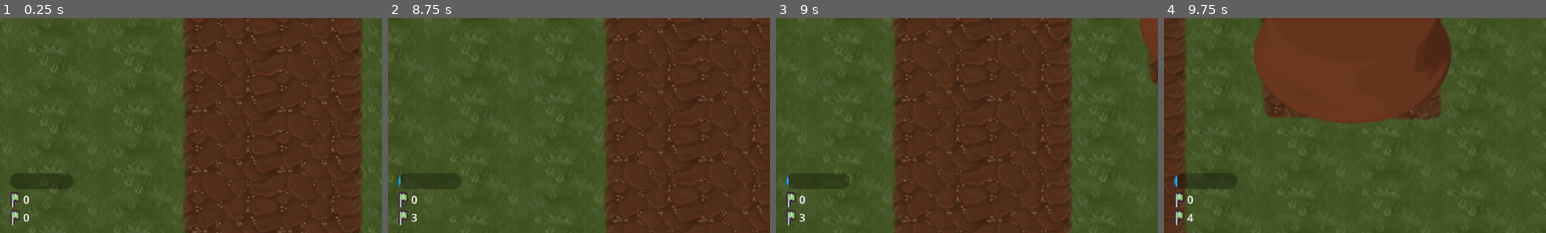
Above: before the commit, frames 1-4 (left to right).
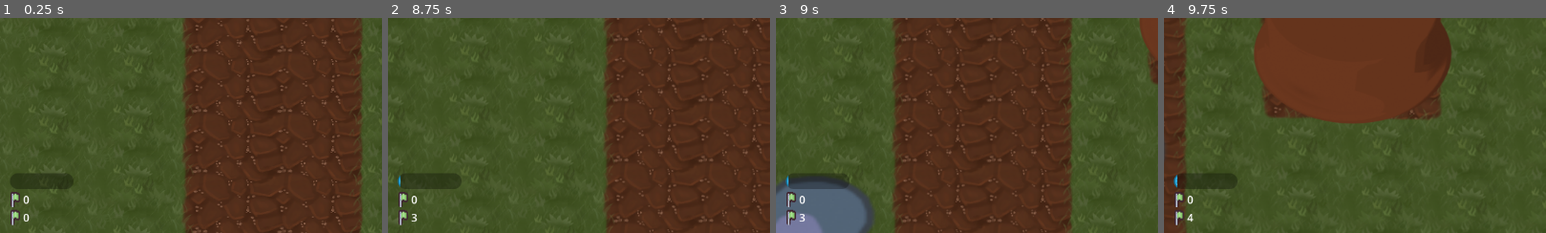
Above: after the commit, the same moments.

Repository: Jelleas/gmtk-2025
Game: Godot game, scene res://main_level.tscn
The game is run twice, just before and just after one commit, with the same random seed, the same clock (stepped at 60 frames per second) and the same inputs.
Inputs (mouse positions are % of the whole screen's width and height, from its top left):
- Up to frame 1 (0.25 s): no input
- Up to frame 2 (8.75 s): tap Enter at 0.5 s; move the mouse to (45, 70) at 0.52 s; hold Down (camera_move_down) 0.53-1.28 s; click (45, 70) at 0.67 s; move the mouse to (80, 65) at 1.27 s; tap Left (camera_move_left) at 1.35 s; click (80, 65) at 1.42 s; click "🗑️" at 2 s; click "Reroll" at 2.75 s; click (93, 64) at 3.5 s; click "🗑️" at 4.25 s; click "Reroll" at 5 s; click (93, 64) at 5.75 s; click "🗑️" at 6.5 s; click "Reroll" at 7.25 s; click (93, 64) at 8 s
- Up to frame 3 (9 s): tap Space at 8.75 s; move the mouse to (20, 35) at 8.77 s; hold Right (camera_move_right) from 8.78 s (still down); click (20, 35) at 8.92 s
- Up to frame 4 (9.75 s): move the mouse to (55, 50) at 9.52 s; release Right (camera_move_right) at 9.53 s; tap Up (camera_move_up) at 9.6 s; click (55, 50) at 9.67 s
The pictures show only the part of the screen within x 0-50%, y 50-100%; the shares and areas given below are measured in that part.

Frames 1-2 are identical in both runs. In frame 3, 5.5% of the frame differs, in the area x 0-26%, y 74-100%; in frame 4, less than 0.1%.

Commit message:
ui/totem_tracker mock

Diff:
--- /dev/null
+++ b/assets/Vector/Yellow/bar_round_gloss_large.svg
@@ -0,0 +1,9 @@
+<svg width="96" height="24" xmlns="http://www.w3.org/2000/svg" xmlns:xlink="http://www.w3.org/1999/xlink">
+  <defs/>
+  <g>
+    <path stroke="none" fill="#DEA312" d="M12 0 L84 0 Q88.95 0 92.45 3.5 96 7.05 96 12 96 16.95 92.45 20.45 88.95 24 84 24 L12 24 Q7.05 24 3.5 20.45 0 16.95 0 12 0 7.05 3.5 3.5 7.05 0 12 0 M4.9 4.95 Q2 7.9 2 12 2 16.1 4.95 19.05 7.9 22 12 22 L84 22 Q88.1 22 91.05 19.05 94 16.1 94 12 94 7.9 91.05 4.95 88.1 2 84 2 L12 2 Q7.9 2 4.95 4.9 L4.9 4.95"/>
+    <path stroke="none" fill="#FFEA9C" d="M4.9 4.95 L4.95 4.9 Q7.9 2 12 2 L84 2 Q88.1 2 91.05 4.95 94 7.9 94 12 94 16.1 91.05 19.05 88.1 22 84 22 L12 22 Q7.9 22 4.95 19.05 2 16.1 2 12 2 7.9 4.9 4.95 M92 12 Q92 8.7 89.65 6.35 L89.6 6.35 Q87.3 4 84 4 L12 4 Q8.7 4 6.35 6.35 4 8.7 4 12 4 15.3 6.35 17.6 L6.35 17.65 Q8.7 20 12 20 L84 20 Q87.3 20 89.6 17.65 L89.65 17.6 Q92 15.3 92 12"/>
+    <path stroke="none" fill="#FFDC58" d="M92 12 L4 12 Q4 8.7 6.35 6.35 8.7 4 12 4 L84 4 Q87.3 4 89.6 6.35 L89.65 6.35 Q92 8.7 92 12"/>
+    <path stroke="none" fill="#FFCC00" d="M92 12 Q92 15.3 89.65 17.6 L89.6 17.65 Q87.3 20 84 20 L12 20 Q8.7 20 6.35 17.65 L6.35 17.6 Q4 15.3 4 12 L92 12"/>
+  </g>
+</svg>
--- a/main_level.tscn
+++ b/main_level.tscn
@@ -74,7 +74,7 @@
 
 [sub_resource type="Curve2D" id="Curve2D_5ymk8"]
 _data = {
-"points": PackedVector2Array(0, 0, 0, 0, 2553, 4049, 0, 0, 0, 0, 2537, 3228, 0, 0, 0, 0, 819, 3212, 0, 0, 0, 0, 822, 498, 0, 0, 0, 0, 4677, 506, 0, 0, 0, 0, 4675, 3204, 0, 0, 0, 0, 2951, 3215, 0, 0, 0, 0, 2945, 4043)
+"points": PackedVector2Array(0, 0, 0, 0, 320.375, 701.038, 0, 0, 0, 0, 319.625, 566.602, 0, 0, 0, 0, 105, 566, 0, 0, 0, 0, 105, 87, 0, 0, 0, 0, 583, 87, 0, 0, 0, 0, 583, 566, 0, 0, 0, 0, 368.875, 566.074, 0, 0, 0, 0, 367.875, 700.334)
 }
 point_count = 8
 
@@ -104,6 +104,7 @@
 
 [node name="MonsterPath" type="Path2D" parent="."]
 position = Vector2(-641, -437)
+scale = Vector2(8, 5.683)
 curve = SubResource("Curve2D_5ymk8")
 script = ExtResource("5_6pb3s")
 monster_scene = ExtResource("6_e3ldi")
--- a/monster.tscn
+++ b/monster.tscn
@@ -5,7 +5,7 @@
 [sub_resource type="CircleShape2D" id="CircleShape2D_s3gyj"]
 
 [node name="Monster" type="PathFollow2D"]
-rotates = false
+rotation = -1.5708
 loop = false
 script = ExtResource("1_mrqeg")
 
--- /dev/null
+++ b/ui/totem_tracker/totem_tracker.tscn
@@ -0,0 +1,142 @@
+[gd_scene load_steps=6 format=3 uid="uid://bfj3upnhcrhkl"]
+
+[ext_resource type="Texture2D" uid="uid://dfj26ibwe2waf" path="res://tile_0035.png" id="1_rae0c"]
+[ext_resource type="Texture2D" uid="uid://d3byg07av648o" path="res://kenney_ui-pack-space-expansion/Vector/Extra/bar_shadow_round_large.svg" id="2_dmyxo"]
+[ext_resource type="Texture2D" uid="uid://dyeavgbjrqewr" path="res://assets/Vector/Yellow/bar_round_gloss_large.svg" id="3_dmyxo"]
+[ext_resource type="Script" uid="uid://cixtlw5yw2iu" path="res://ui/monster_tracker/health_bar.gd" id="4_wusnp"]
+
+[sub_resource type="StyleBoxFlat" id="StyleBoxFlat_dmyxo"]
+bg_color = Color(0.890196, 0.85098, 0.780392, 0.188235)
+corner_radius_top_left = 3
+corner_radius_top_right = 3
+corner_radius_bottom_right = 3
+corner_radius_bottom_left = 3
+
+[node name="Panel" type="PanelContainer"]
+offset_right = 51.0
+offset_bottom = 40.0
+theme_override_styles/panel = SubResource("StyleBoxFlat_dmyxo")
+
+[node name="HBoxContainer" type="VBoxContainer" parent="."]
+layout_mode = 2
+theme_override_constants/separation = 10
+
+[node name="MarginContainer2" type="MarginContainer" parent="HBoxContainer"]
+layout_mode = 2
+theme_override_constants/margin_top = 10
+
+[node name="TextureRect" type="TextureRect" parent="HBoxContainer/MarginContainer2"]
+layout_mode = 2
+texture = ExtResource("1_rae0c")
+stretch_mode = 3
+
+[node name="Label" type="Label" parent="HBoxContainer"]
+custom_minimum_size = Vector2(200, 0)
+layout_mode = 2
+text = "This totem does some damages to monsters with frogs"
+horizontal_alignment = 1
+autowrap_mode = 2
+
+[node name="ProducesLabel" type="Label" parent="HBoxContainer"]
+custom_minimum_size = Vector2(200, 0)
+layout_mode = 2
+text = "  Produces"
+autowrap_mode = 2
+
+[node name="ProducesContainer" type="MarginContainer" parent="HBoxContainer"]
+layout_mode = 2
+theme_override_constants/margin_left = 20
+theme_override_constants/margin_top = 0
+
+[node name="GridContainer" type="GridContainer" parent="HBoxContainer/ProducesContainer"]
+layout_mode = 2
+columns = 2
+
+[node name="Label" type="Label" parent="HBoxContainer/ProducesContainer/GridContainer"]
+layout_mode = 2
+text = "3"
+
+[node name="TextureRect" type="TextureRect" parent="HBoxContainer/ProducesContainer/GridContainer"]
+layout_mode = 2
+texture = ExtResource("1_rae0c")
+stretch_mode = 3
+
+[node name="Label2" type="Label" parent="HBoxContainer/ProducesContainer/GridContainer"]
+layout_mode = 2
+text = "2"
+
+[node name="TextureRect2" type="TextureRect" parent="HBoxContainer/ProducesContainer/GridContainer"]
+layout_mode = 2
+texture = ExtResource("1_rae0c")
+stretch_mode = 3
+
+[node name="Label3" type="Label" parent="HBoxContainer/ProducesContainer/GridContainer"]
+layout_mode = 2
+text = "2"
+
+[node name="TextureRect3" type="TextureRect" parent="HBoxContainer/ProducesContainer/GridContainer"]
+layout_mode = 2
+texture = ExtResource("1_rae0c")
+stretch_mode = 3
+
+[node name="ConsumesLabel" type="Label" parent="HBoxContainer"]
+custom_minimum_size = Vector2(200, 0)
+layout_mode = 2
+text = "  Consumes"
+autowrap_mode = 2
+
+[node name="ConsumesContainer" type="MarginContainer" parent="HBoxContainer"]
+layout_mode = 2
+theme_override_constants/margin_left = 20
+
+[node name="GridContainer" type="GridContainer" parent="HBoxContainer/ConsumesContainer"]
+layout_mode = 2
+columns = 2
+
+[node name="Label" type="Label" parent="HBoxContainer/ConsumesContainer/GridContainer"]
+layout_mode = 2
+text = "1"
+
+[node name="TextureRect" type="TextureRect" parent="HBoxContainer/ConsumesContainer/GridContainer"]
+layout_mode = 2
+texture = ExtResource("1_rae0c")
+stretch_mode = 3
+
+[node name="Label2" type="Label" parent="HBoxContainer/ConsumesContainer/GridContainer"]
+layout_mode = 2
+text = "1"
+
+[node name="TextureRect2" type="TextureRect" parent="HBoxContainer/ConsumesContainer/GridContainer"]
+layout_mode = 2
+texture = ExtResource("1_rae0c")
+stretch_mode = 3
+
+[node name="Label3" type="Label" parent="HBoxContainer/ConsumesContainer/GridContainer"]
+layout_mode = 2
+text = "1"
+
+[node name="TextureRect3" type="TextureRect" parent="HBoxContainer/ConsumesContainer/GridContainer"]
+layout_mode = 2
+texture = ExtResource("1_rae0c")
+stretch_mode = 3
+
+[node name="EnergyLabel" type="Label" parent="HBoxContainer"]
+layout_mode = 2
+text = "Energy"
+horizontal_alignment = 1
+
+[node name="MarginContainer" type="MarginContainer" parent="HBoxContainer"]
+layout_mode = 2
+size_flags_vertical = 3
+theme_override_constants/margin_left = 20
+theme_override_constants/margin_right = 20
+theme_override_constants/margin_bottom = 10
+
+[node name="EnergyBar" type="TextureProgressBar" parent="HBoxContainer/MarginContainer"]
+custom_minimum_size = Vector2(0, 30)
+layout_mode = 2
+value = 100.0
+nine_patch_stretch = true
+texture_under = ExtResource("2_dmyxo")
+texture_progress = ExtResource("3_dmyxo")
+script = ExtResource("4_wusnp")
Not shown, added: assets/Vector/Yellow/bar_round_gloss_large.svg.import
Not shown: 1 places in main_level.tscn that only renumber resources
Not shown: 1 places in monster/blob.tres that only renumber resources
Not shown: 1 places in monster/blobboii_spriteframes.tres that only renumber resources
Not shown: 1 places in monster/strong_blob.tres that only renumber resources
